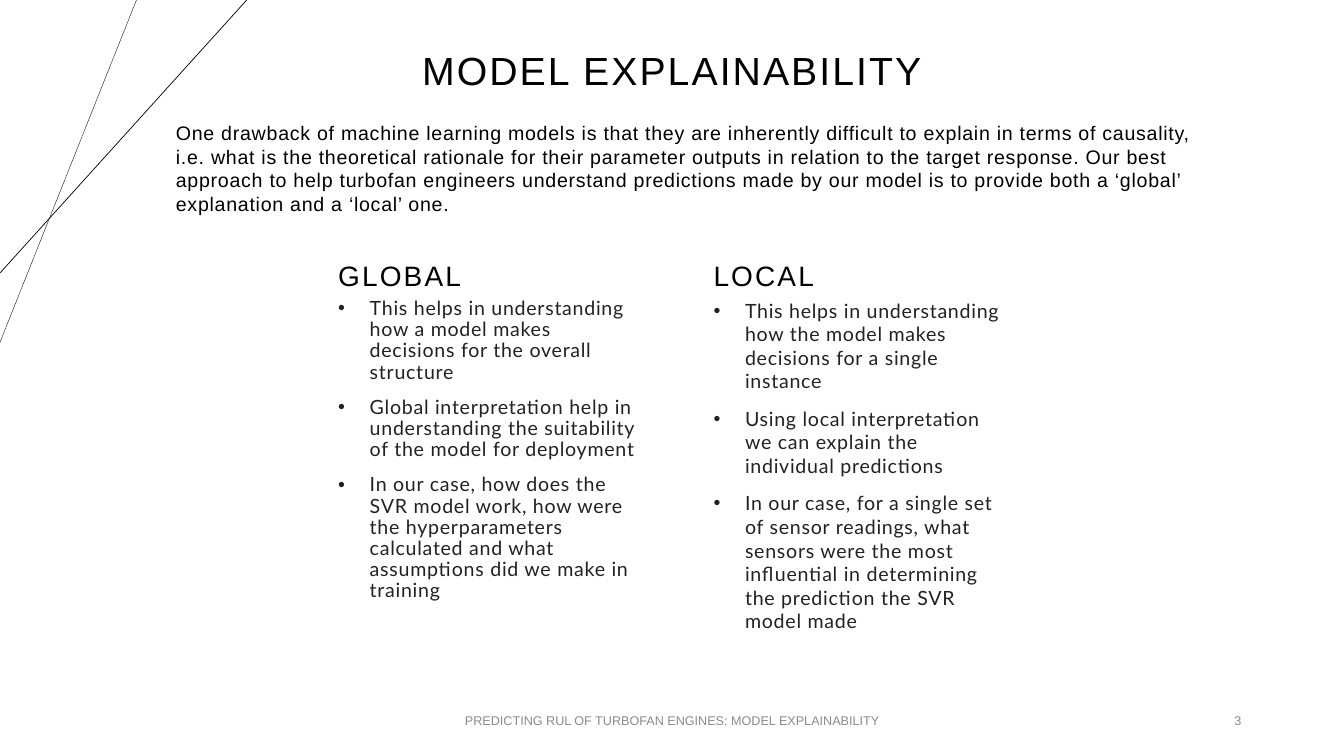
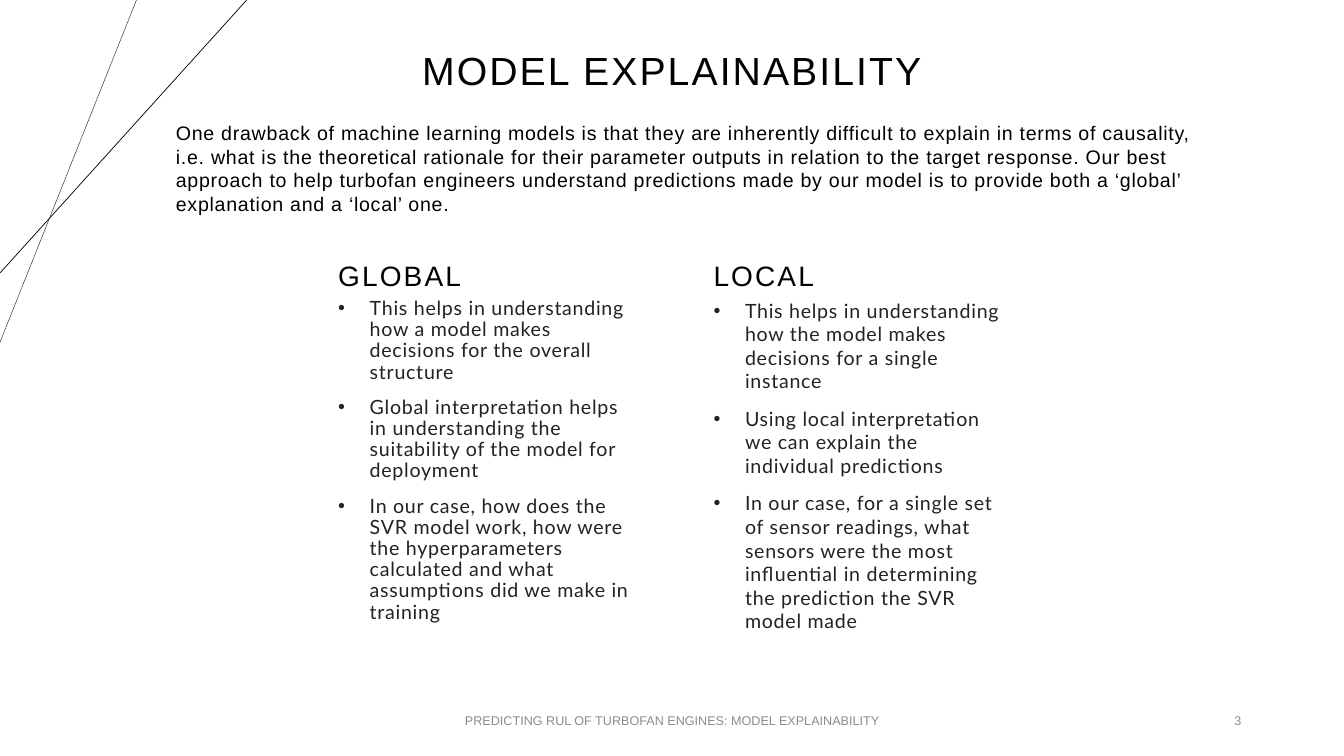
Before and after one commit to ddealwis09/Remaining_Useful_Life, a slide deck: slide 3 of docs/Data Pipeline Diagram and Model Explainability.pptx. Drawn at 1344x756 pixels with LibreOffice and Linux fonts; fonts in the diff are those of the drawing. Boxes give left, top, right and bottom in pixels: in the first picture for what was removed or moved away, otherwise in the second. Text is boxed around its words. In the diff, an @@ line names an element or a change of style, - is before the commit and + after.

```diff
--- a/docs/Data Pipeline Diagram and Model Explainability.pptx
+++ b/docs/Data Pipeline Diagram and Model Explainability.pptx
@@ text at (x1=370, y1=399, x2=617, y2=481): text changed @@
-• Global interpretation help in understanding the suitability of the model for deployment
+• Global interpretation helps in understanding the suitability of the model for deployment
```
Also in this commit, not shown: 1 other slide changed, 1 other file.
